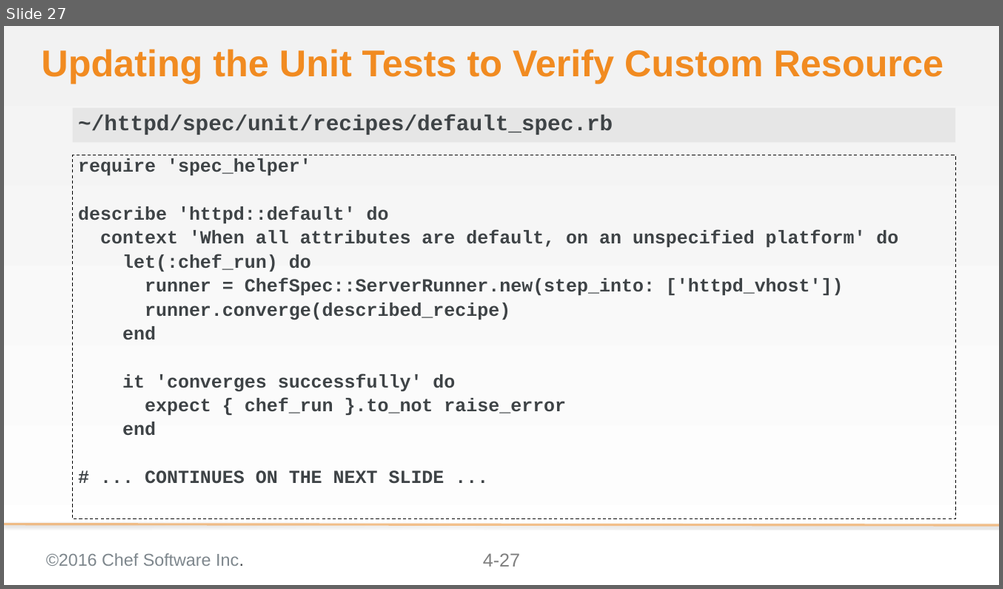
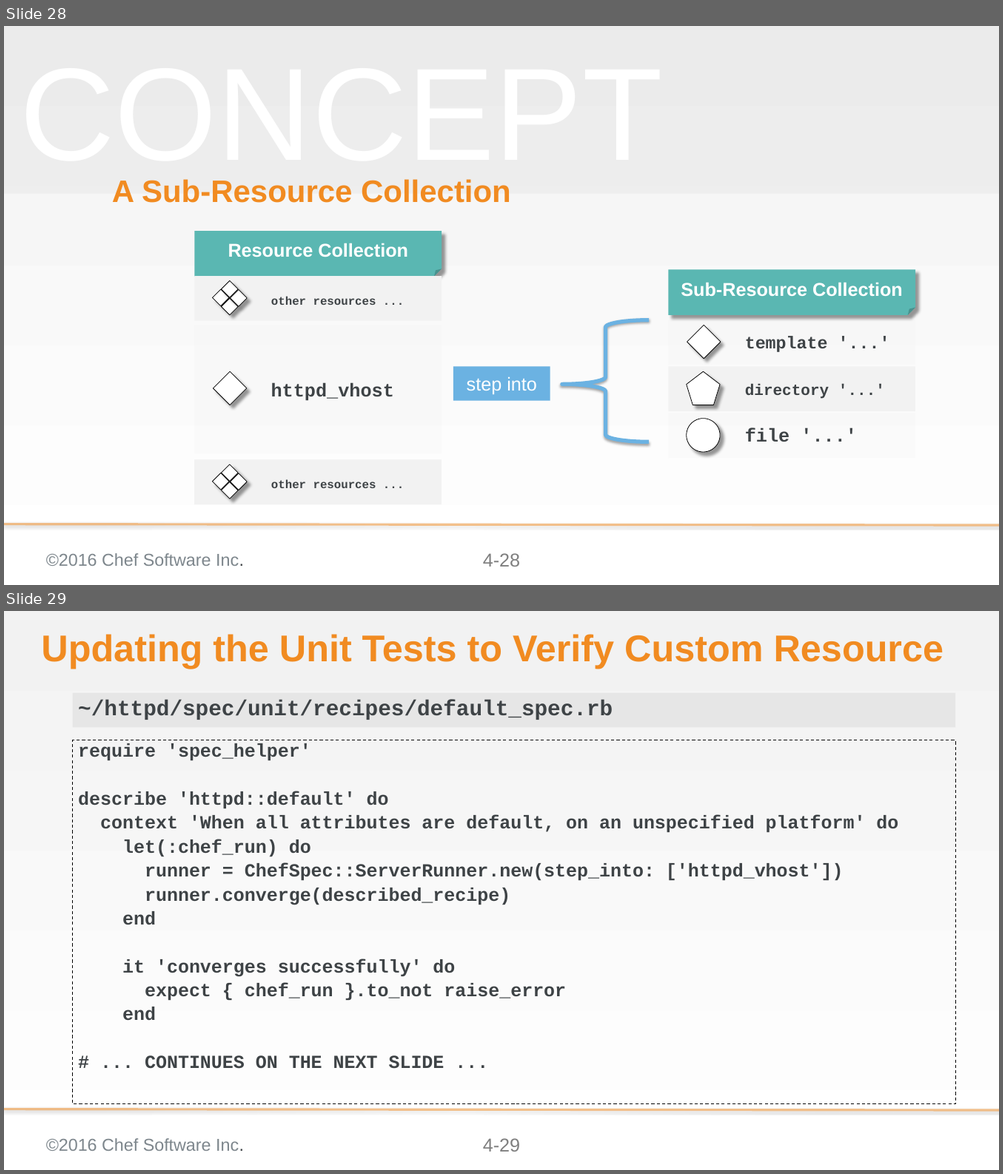
Before and after one commit to chef-training/extending_cookbooks, a slide deck: 04-creating_a_custom_resource.pptx. Shown one above the other, each under a label of ours: slide 27 before the commit, slides 28 and 29 after it. The pictures are 1003x589 and 1003x1174 pixels, drawn with LibreOffice and Linux fonts; fonts in the diff are those of the drawing; background and template pictures are left out. Boxes give left, top, right and bottom in pixels: in the first picture for what was removed or moved away, otherwise in the second. Text is boxed around its words. In the diff, an @@ line names an element or a change of style, - is before the commit and + after.

Commit message:
Updates to modue 04 - conceptual slides
* Adds slides that talks about the resource collection and
  sub-resource collections
* Adds slides that talks about the property language
* Updates to the exercises for readability
* Adds quick explanation about how the welcome conf got there

```diff
--- a/04-creating_a_custom_resource.pptx
+++ b/04-creating_a_custom_resource.pptx
@@ slide 28 added at (x1=4, y1=26, x2=999, y2=585), background gradient #F2F2F2 to #FFFFFF; not listed: 3 template elements that a slide beside it also shows @@
@@ rectangle added at (x1=4, y1=26, x2=999, y2=194), fill #D9D9D9 at 25% opacity @@
@@ text added at (x1=20, y1=179, x2=662, y2=183), 169.3 pt, text #F2F2F2 at 50% opacity @@
+CONCEPT
@@ title added at (x1=112, y1=179, x2=511, y2=203), 40 pt, text #F18B21, bold @@
+A Sub-Resource Collection
@@ folded corner added at (x1=195, y1=231, x2=441, y2=277), fill #5AB7B2, 24 pt, text #FFFFFF, bold @@
+Resource Collection
@@ group added at (x1=195, y1=276, x2=441, y2=321): 4 diamonds, 1 rectangle, 1 text @@
+other resources ...
@@ folded corner added at (x1=668, y1=270, x2=915, y2=315), fill #5AB7B2, 24 pt, text #FFFFFF, bold @@
+Sub-Resource Collection
@@ rectangle added at (x1=194, y1=325, x2=441, y2=454), fill #F2F2F2 at 25% opacity @@
@@ left brace added at (x1=562, y1=321, x2=649, y2=442), outline #6BB2E2 5 pt @@
@@ rectangle added at (x1=668, y1=321, x2=915, y2=365), fill #F2F2F2 at 25% opacity @@
@@ diamond added at (x1=686, y1=325, x2=720, y2=359), fill #FFFFFF, outline #000000 0.75 pt @@
@@ text added at (x1=745, y1=336, x2=828, y2=352), 22.2 pt, text #3E4346, bold @@
+template '...'
@@ diamond added at (x1=213, y1=372, x2=247, y2=406), fill #FFFFFF, outline #000000 0.75 pt @@
@@ rectangle added at (x1=453, y1=366, x2=550, y2=400), fill #6BB2E2, 24 pt, text #FFFFFF @@
+step into
@@ rectangle added at (x1=668, y1=366, x2=915, y2=412), fill #F2F2F2 @@
@@ pentagon added at (x1=686, y1=372, x2=720, y2=406), fill #FFFFFF, outline #000000 0.75 pt @@
@@ text added at (x1=271, y1=383, x2=394, y2=401), 24 pt, text #3E4346, bold @@
+httpd_vhost
@@ text added at (x1=745, y1=384, x2=828, y2=399), 20 pt, text #3E4346, bold @@
+directory '...'
@@ rectangle added at (x1=668, y1=413, x2=915, y2=458), fill #F2F2F2 at 25% opacity @@
@@ ellipse added at (x1=686, y1=419, x2=720, y2=452), fill #FFFFFF, outline #000000 0.75 pt @@
@@ text added at (x1=745, y1=428, x2=790, y2=443), 24 pt, text #3E4346, bold @@
+file '...'
@@ group added at (x1=194, y1=460, x2=441, y2=505): 4 diamonds, 1 rectangle, 1 text @@
+other resources ...
@@ what was slide 27 is now slide 29 @@
@@ page number at (x1=483, y1=1139, x2=520, y2=1152): text changed @@
-4-27
+4-29
```
Also in this commit, not shown: 8 slides changed, 7 other slides added.
